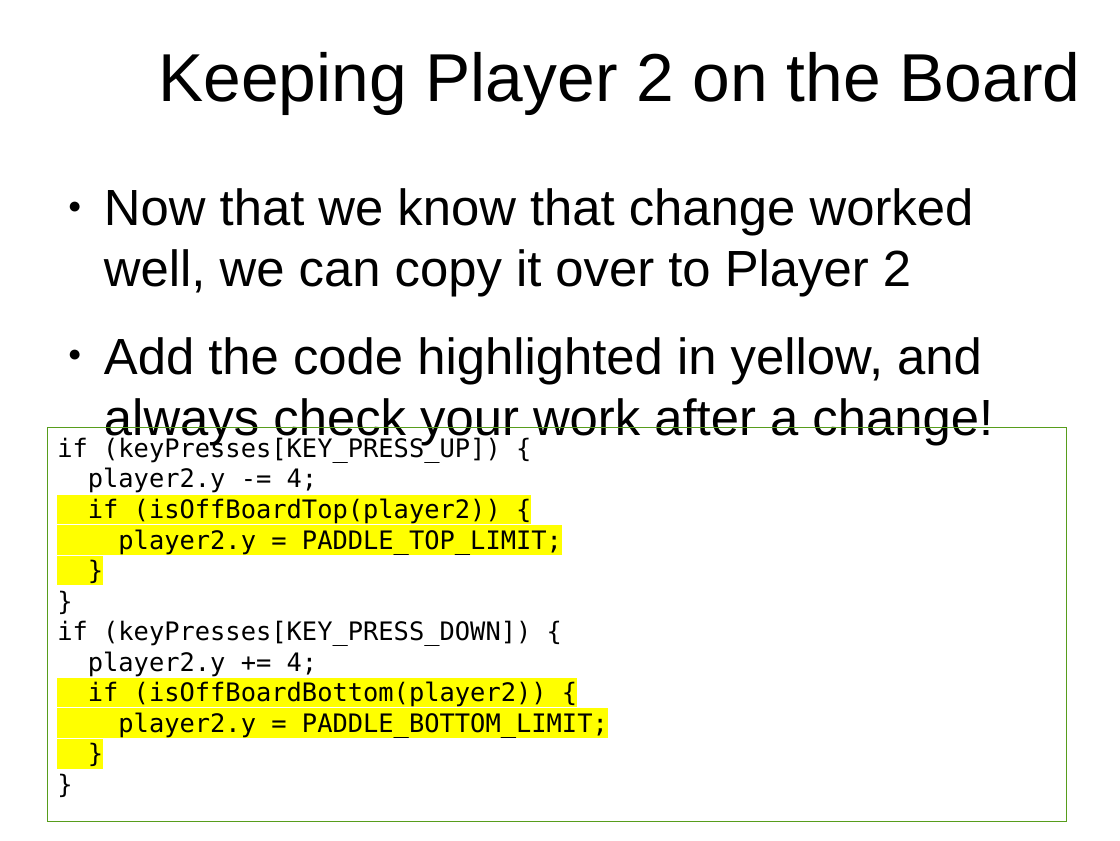
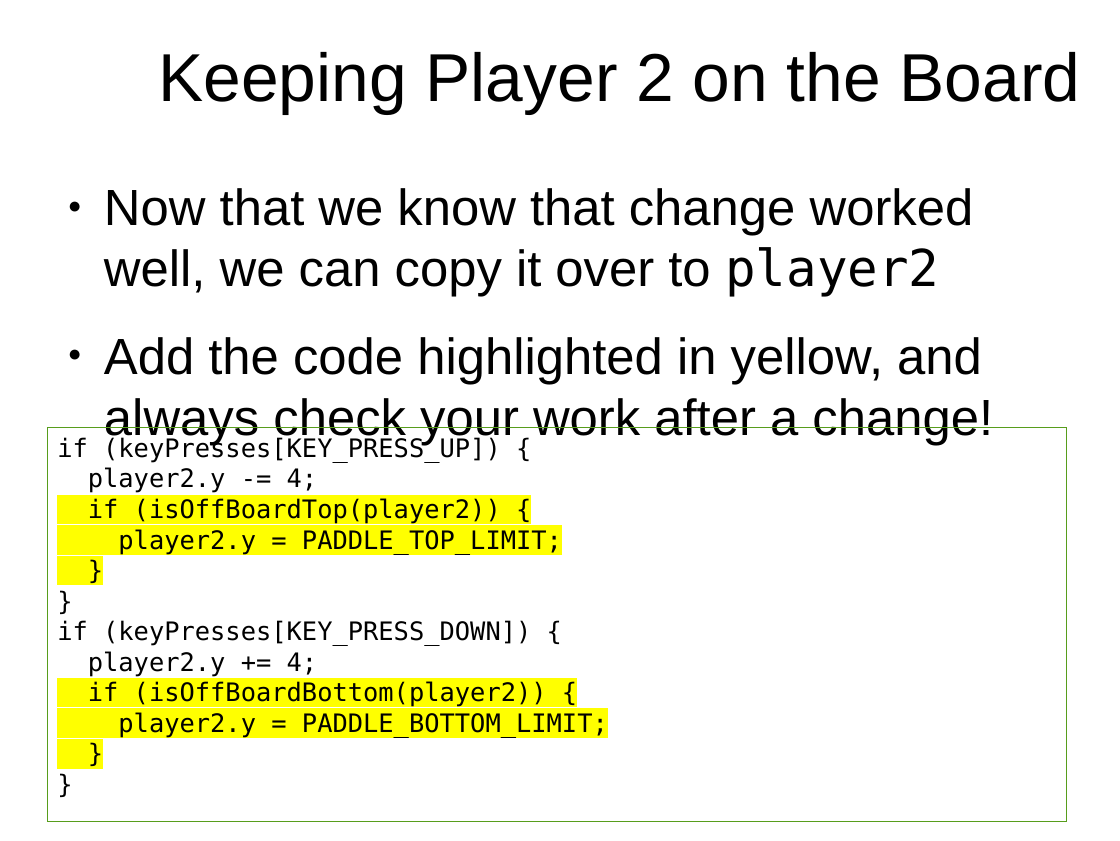
Before and after one commit to hillylew/PaddleBattle, a slide deck: slide 28 of PaddleBattle - Explorathon.odp. Drawn at 1120x841 pixels with LibreOffice and Linux fonts; fonts in the diff are those of the drawing; background and template pictures are left out. Boxes give left, top, right and bottom in pixels: in the first picture for what was removed or moved away, otherwise in the second. Text is boxed around its words. In the diff, an @@ line names an element or a change of style, - is before the commit and + after.

Commit message:
Updates to the JS to make drawing the board a bit easier; formatting of presentationg

```diff
--- a/PaddleBattle - Explorathon.odp
+++ b/PaddleBattle - Explorathon.odp
@@ text at (104,188,974,297): text changed @@
-● Now that we know that change worked well, we can copy it over to Player 2
+● Now that we know that change worked well, we can copy it over to player2
```
Also in this commit, not shown: 18 other slides changed, 3 other files.
